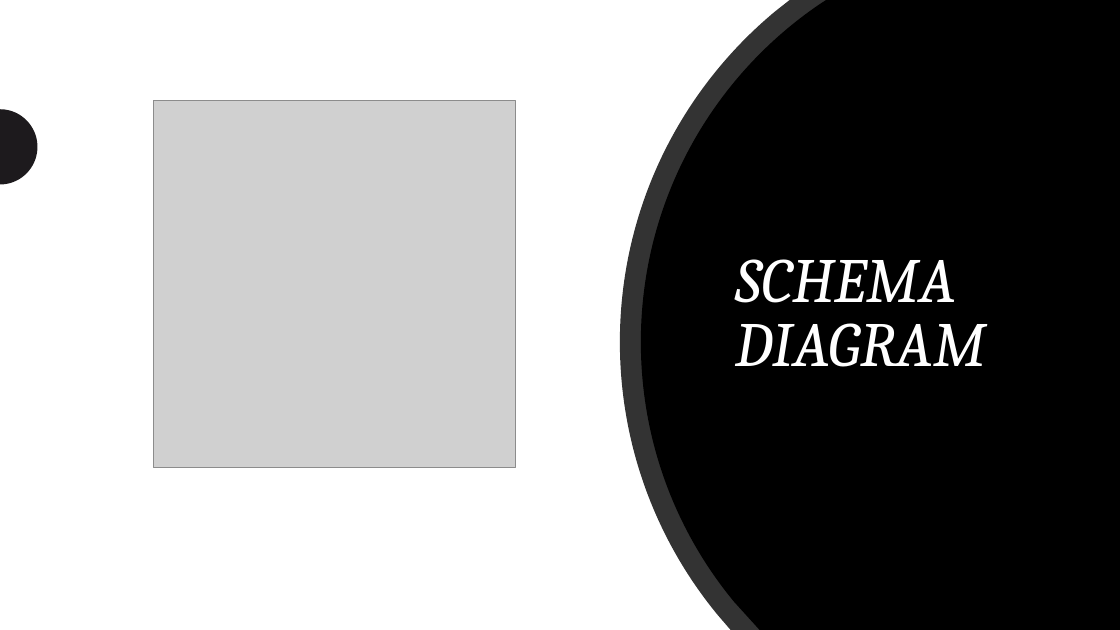
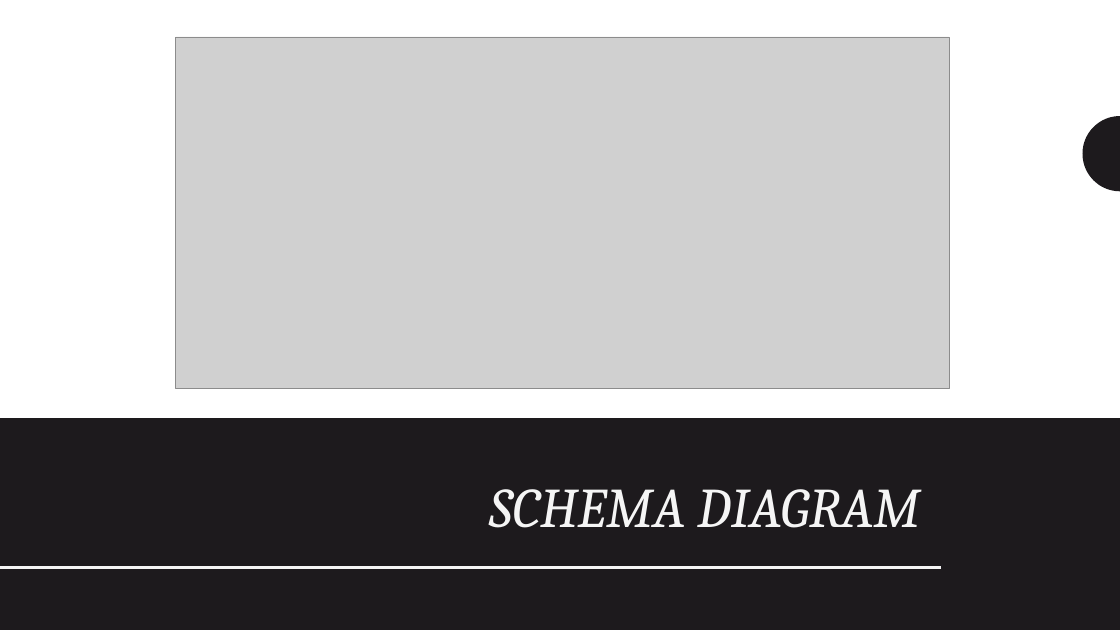
Before and after one commit to acquayefrank/nyc-crashes, a slide deck: slide 6 of documents/final_presentation.pptx. Drawn at 1120x630 pixels with LibreOffice and Linux fonts; fonts in the diff are those of the drawing; grey boxes stand for pictures. Boxes give left, top, right and bottom in pixels: in the first picture for what was removed or moved away, otherwise in the second. Text is boxed around its words. In the diff, an @@ line names an element or a change of style, - is before the commit and + after.

Commit message:
final slides

```diff
--- a/documents/final_presentation.pptx
+++ b/documents/final_presentation.pptx
@@ rectangle: place and size @@
-rectangle at [0, 0, 1120, 630]
+rectangle at [0, 0, 1120, 419]
@@ freeform shape removed at [620, 0, 1120, 630] @@
@@ freeform shape removed at [641, 0, 1120, 630] @@
@@ picture added at [176, 37, 949, 389] @@
@@ picture removed at [154, 100, 516, 468] @@
@@ freeform shape: place and size @@
-freeform shape at [0, 109, 38, 185]
+freeform shape at [1083, 116, 1120, 192]
@@ rectangle added at [0, 418, 1120, 630], fill #1D1A1D @@
@@ title "SCHEMA DIAGRAM": place and size @@
-title "SCHEMA DIAGRAM" at [735, 259, 986, 367]
+title "SCHEMA DIAGRAM" at [489, 489, 920, 528]
@@ title "SCHEMA DIAGRAM" at [489, 489, 920, 528]: size 54 to 48 pt, text colour #FFFFFF to #F5F5F5; alignment left to right; vertical alignment middle to top @@
@@ line added from (941, 568) to (0, 568), #F5F5F5 2 pt @@
```
Also in this commit, not shown: 1 other slide changed, 1 slide added, 1 slide removed.
